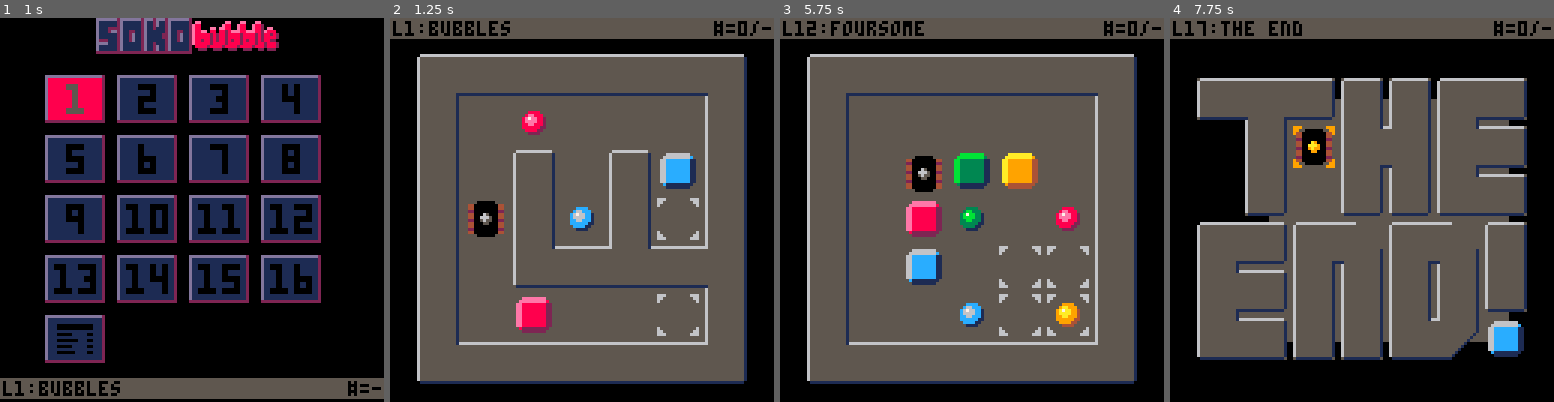
Above: before the commit, frames 1-4 (left to right).
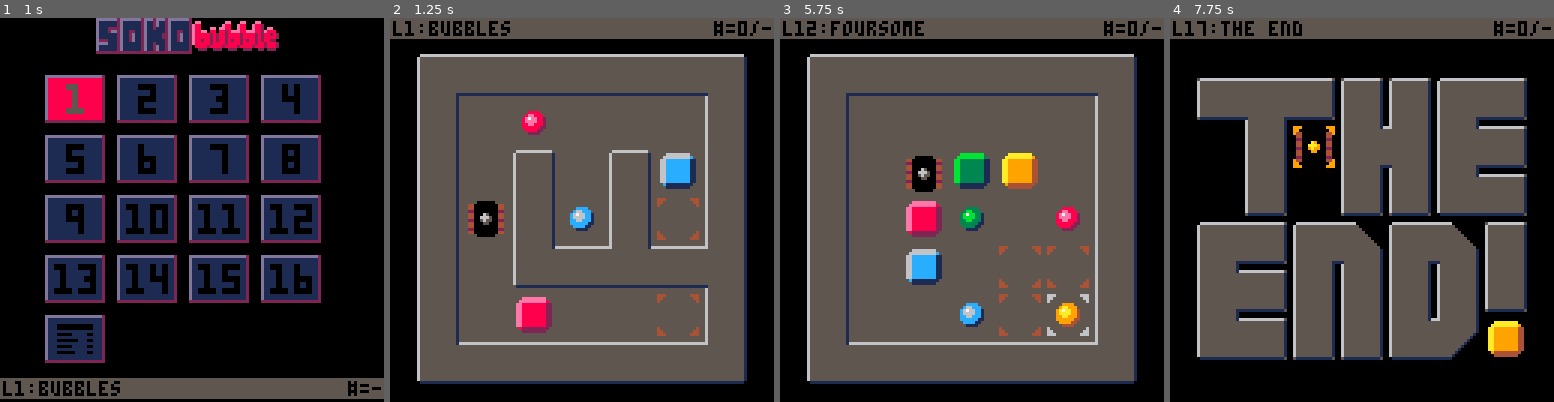
Above: after the commit, the same moments.

Repository: erwinbonsma/SokoBubbleP8
Game: PICO-8 cartridge sokobubble.p8
Same seed, same stepped clock (60 frames per second), same inputs: the game is played once before the commit and once after it.
Inputs:
- Up to frame 1 (1 s): tap X (X key) at 0.33 s; tap O (Z key) at 0.7 s
- Up to frame 2 (1.25 s): tap X (X key) at 1.07 s
- Up to frame 3 (5.75 s): hold Right 1.6-2.1 s; tap O (Z key) every 0.4 s from 1.7 to 5.7 s; tap X (X key) every 1.12 s from 1.85 to 5.2 s; hold Up 2.15-2.42 s; hold Right 2.47-3.03 s; hold Left 3.08-3.58 s; hold Down 3.63-3.97 s; hold Right 4.02-4.68 s; hold Up 4.73-5.03 s; hold Left 5.08-5.68 s; hold Down from 5.73 s (still down)
- Up to frame 4 (7.75 s): release Down at 6.03 s; hold Right 6.08-6.58 s; tap O (Z key) every 0.4 s from 6.1 to 7.7 s; tap X (X key) at 6.32, 7.43 s; hold Right 6.63-7.13 s; hold Up 7.18-7.45 s; hold Right from 7.5 s (still down)

Frame 1 is identical in both runs. In frame 2, 0.3% of the frame differs, in the area x 69-81%, y 46-83%; in frame 3, 0.4%; in frame 4, 8.7%, in the area x 17-93%, y 21-89%.

Commit message:
Fix floor for special level 'the end'

Diff:
--- a/sokobubble.p8
+++ b/sokobubble.p8
@@ -78,7 +78,8 @@
  name="the end",
  mapdef={0,15,7,6},
  id=99,
- ini_bubble=1
+ ini_bubble=1,
+ no_floor=true
 },
 --{
 -- name="wip-rgb-2",
@@ -1090,6 +1091,9 @@
 
    local si=self:_sprite(x,y)
    if si==34 then
+    --clear floor on outside,
+    --use padding to also fix
+    --nearby beveled corners
     rectfill(
      sx-8,sy-8,sx+24,sy+24,0
     )
@@ -1180,13 +1184,17 @@
 
 function level:draw(game)
  pal(15,1)
- rectfill(
-  self.sx0+8,
-  self.sy0+8,
-  self.sx0+self.ncols*ss-8,
-  self.sy0+self.nrows*ss-8,
-  5
- )
+ if (
+  not self.lvl_def.no_floor
+ ) then
+  rectfill(
+   self.sx0+8,
+   self.sy0+8,
+   self.sx0+self.ncols*ss-8,
+   self.sy0+self.nrows*ss-8,
+   5
+  )
+ end
  self:_draw_floor(game)
  self:_draw_walls()
  self:_draw_boxes(game)
@@ -1497,14 +1505,14 @@
 6555555f655555555555555f655555555555555f6555555f555555556555555f5555555f6555555f65555555555555555555555f5555555565555555065555f0
 6555555f655555555555555f655555555555555f6555555f555555556555555f5555555f6555555f65555555555555555555555f555555556555555500ffff00
 ffffffff6555555ff555555fffffffffffffffff6555555fffffffff6555555ffffffffffffffffffffffffff555555ff555555fffffffff6555555f00000000
-00000000000000000000000000000000000000000000000000000000000000000000000000000000000000000000000000000000000000000000000000000000
-00aaaa0000aaaa0000aaaa0000aaaa0000aaaa000990099000000000066006600990099008800880033003300cc00cc006600660000000000000000000000000
-0a9999400a9a99400a9e89400a9b39400a96c94009000090000a9000060a9060090a9090080a9080030a90300c0a90c006000060000000000000000000000000
-0a9999400aa7a9400ae7e8400ab7b3400a676c400000000000a7a90000a7a90000a7a90000a7a90000a7a90000a7a90000000000000000000000000000000000
-0a9999400a9a99400a8e88400a3b33400ac6cc4000000000009a9900009a9900009a9900009a9900009a9900009a990000000000000000000000000000000000
-0a9999400a9999400a9889400a9339400a9cc9400900009000099000060990600909909008099080030990300c0990c006000060000000000000000000000000
-00444400004444000044440000444400004444000990099000000000066006600990099008800880033003300cc00cc006600660000000000000000000000000
-00000000000000000000000000000000000000000000000000000000000000000000000000000000000000000000000000000000000000000000000000000000
+000000000000000000000000000000000000000000000000000000000000000000000000000000000000000000000000ffffffff000000000000000000000000
+00aaaa0000aaaa0000aaaa0000aaaa0000aaaa000990099000000000066006600990099008800880033003300cc00cc0ffaaaaff000000000000000000000000
+0a9999400a9a99400a9e89400a9b39400a96c94009000090000a9000060a9060090a9090080a9080030a90300c0a90c0fa99994f000000000000000000000000
+0a9999400aa7a9400ae7e8400ab7b3400a676c400000000000a7a90000a7a90000a7a90000a7a90000a7a90000a7a900fa99994f000000000000000000000000
+0a9999400a9a99400a8e88400a3b33400ac6cc4000000000009a9900009a9900009a9900009a9900009a9900009a9900fa99994f000000000000000000000000
+0a9999400a9999400a9889400a9339400a9cc9400900009000099000060990600909909008099080030990300c0990c0fa99994f000000000000000000000000
+00444400004444000044440000444400004444000990099000000000066006600990099008800880033003300cc00cc0ff4444ff000000000000000000000000
+000000000000000000000000000000000000000000000000000000000000000000000000000000000000000000000000ffffffff000000000000000000000000
 00000000000000000000000000000000000000000000000000000000000000000000000000000000000000000000000000000000000000000000000000000000
 00eeee0000eeee0000eeee0000eeee0000eeee000880088000000000066006600990099008800880033003300cc00cc004111140000000000000000000000000
 0e8888200e8a98200e8e88200e8b38200e86c82008000080000e8000060e8060090e8090080e8080030e80300c0e80c004111140000000000000000000000000
@@ -1521,14 +1529,14 @@
 0b3333100b3993100b3883100b3333100b3cc3100300003000033000060330600903309008033080030330300c0330c009000090000000000000000000000000
 00111100001111000011110000111100001111000330033000000000066006600990099008800880033003300cc00cc009900990000000000000000000000000
 00000000000000000000000000000000000000000000000000000000000000000000000000000000000000000000000000000000000000000000000000000000
-000000000000000000000000000000000000000000000000000000000000000000000000000000000000000000000000ffffffff000000000000000000000000
-00666600006666000066660000666600006666000cc00cc000000000066006600990099008800880033003300cc00cc0ffaaaaff000000000000000000000000
-06cccc1006ca9c1006ce8c1006cb3c1006c6cc100c0000c00006c0000606c0600906c0900806c0800306c0300c06c0c0fa99994f000000000000000000000000
-06cccc1006a7a91006e7e81006b7b31006676c100000000000676c0000676c0000676c0000676c0000676c0000676c00fa99994f000000000000000000000000
-06cccc10069a9910068e8810063b331006c6cc100000000000c6cc0000c6cc0000c6cc0000c6cc0000c6cc0000c6cc00fa99994f000000000000000000000000
-06cccc1006c99c1006c88c1006c33c1006cccc100c0000c0000cc000060cc060090cc090080cc080030cc0300c0cc0c0fa99994f000000000000000000000000
-00111100001111000011110000111100001111000cc00cc000000000066006600990099008800880033003300cc00cc0ff4444ff000000000000000000000000
-000000000000000000000000000000000000000000000000000000000000000000000000000000000000000000000000ffffffff000000000000000000000000
+00000000000000000000000000000000000000000000000000000000000000000000000000000000000000000000000000000000000000000000000000000000
+00666600006666000066660000666600006666000cc00cc000000000066006600990099008800880033003300cc00cc006600660000000000000000000000000
+06cccc1006ca9c1006ce8c1006cb3c1006c6cc100c0000c00006c0000606c0600906c0900806c0800306c0300c06c0c006000060000000000000000000000000
+06cccc1006a7a91006e7e81006b7b31006676c100000000000676c0000676c0000676c0000676c0000676c0000676c0000000000000000000000000000000000
+06cccc10069a9910068e8810063b331006c6cc100000000000c6cc0000c6cc0000c6cc0000c6cc0000c6cc0000c6cc0000000000000000000000000000000000
+06cccc1006c99c1006c88c1006c33c1006cccc100c0000c0000cc000060cc060090cc090080cc080030cc0300c0cc0c006000060000000000000000000000000
+00111100001111000011110000111100001111000cc00cc000000000066006600990099008800880033003300cc00cc006600660000000000000000000000000
+00000000000000000000000000000000000000000000000000000000000000000000000000000000000000000000000000000000000000000000000000000000
 000ee00000000000000ee000000ee000000ee00000000000ddddddd2ddddddd2ddd2ddd2ddddddd2000000000000000000000000000000000000000000000000
 00e882000000000000e8820000e8820000e8820000000000d1111112d1111112d112d112d11111120ee00000000ee000ee000ee0000000000055555555555500
 0e888820000000000e8888200e8888200e88882000000000d1111112d1111112d112d112d1111112e880000000e8800e8800e882000000000055555555555500
@@ -1724,7 +1732,7 @@
 
 
 __gff__
-0000000000000000000000000000000002020202020202000002020202000000020202020202020000020202020000000202020202020202020202020202020204141414140810181818181808000000041414141408101818181818010000000414141414081018181818180900000004141414140810181818181806000000
+0000000000000000000000000000000002020202020202000002020202000000020202020202020000020202020000000202020202020202020202020202020204141414140810181818181806000000041414141408101818181818010000000414141414081018181818180900000004141414140810181818181808000000
 0000000000000000000000000000000000000000000000000000000000000000000000000000000000000000000000000000000000000000000000000000000002020202020202020202020202020202020202020202020202020202020202020202020202020202020202020202000002020202020202020202020202020000
 __map__
 3136363636363632313636363636363231363636363636321036363636363611103636363636361122313636363632221036363636363611313636363636363231363601013636321036360101363611103636363636361100000000000000000000000000000000000000000000000000000000000000000000000000000000
@@ -1738,16 +1746,16 @@
 3136363636363231363b363b3632313636363636323136363636363632000000000000003136363636363632313636363222222231363636363632313636363636363200000000000000000000000000000000000000000000000000000000000000000000000000000000000000000000000000000000000000000000000000
 350056000000353575397639753535000000000035355c00000000003500000000000000355c0000000000353500000033363632355c0000707535355c00000000003500000000000000000000000000000000000000000000000000000000000000000000000000000000000000000000000000000000000000000000000000
 350037003770353500000000003535005c60400035357550765670553500000000000000350070595b500035350000500000753535750000700035350070595b50003500000000000000000000000000000000000000000000000000000000000000000000000000000000000000000000000000000000000000000000000000
-355c3576354c353570005c00503535005066005635357550765670553500000000000000350070797b5000353e38763056563a3c35760101707535350070797b50003500000000000000000000000000000000000000000000000000000000000000000000000000000000000000000000000000000000000000000000000000
-350033363d363c35000000000035350070004c4c353500000000000035000000000000003500000000000035355c50007000553535750000700035350070557550003500000000000000000000000000000000000000000000000000000000000000000000000000000000000000000000000000000000000000000000000000
-35005000004c3535553756375535350000764c47353500000000000035000000000000002032000000003121350000000000553535000000707535350070755550003500000000000000000000000000000000000000000000000000000000000000000000000000000000000000000000000000000000000000000000000000
+355c3576357c353570005c00503535005066005635357550765670553500000000000000350070797b5000353e38763056563a3c35760101707535350070797b50003500000000000000000000000000000000000000000000000000000000000000000000000000000000000000000000000000000000000000000000000000
+350033363d363c35000000000035350070007c7c353500000000000035000000000000003500000000000035355c50007000553535750000700035350070557550003500000000000000000000000000000000000000000000000000000000000000000000000000000000000000000000000000000000000000000000000000
+35005000007c3535553756375535350000767c47353500000000000035000000000000002032000000003121350000000000553535000000707535350070755550003500000000000000000000000000000000000000000000000000000000000000000000000000000000000000000000000000000000000000000000000000
 3336363636363433363d363d3634333636363636343336363636363634000000000000002233363636363422333636363636363433363636363634203636363636362100000000000000000000000000000000000000000000000000000000000000000000000000000000000000000000000000000000000000000000000000
 3a3b383737313831363636363636320000000000000000000000000000000000000000000000000000000000000000000000000000000000000000000000000000000000000000000000000000000000000000000000000000000000000000000000000000000000000000000000000000000000000000000000000000000000
 22356c3e3c3e3835590050007075350000000000000000000000000000000000000000000000000000000000000000000000000000000000000000000000000000000000000000000000000000000000000000000000000000000000000000000000000000000000000000000000000000000000000000000000000000000000
 223900393933383e3800005c003a3c0000000000000000000000000000000000000000000000000000000000000000000000000000000000000000000000000000000000000000000000000000000000000000000000000000000000000000000000000000000000000000000000000000000000000000000000000000000000
 31383111311137357b0050007055350000000000000000000000000000000000000000000000000000000000000000000000000000000000000000000000000000000000000000000000000000000000000000000000000000000000000000000000000000000000000000000000000000000000000000000000000000000000
 3e38353535353935000000000000350000000000000000000000000000000000000000000000000000000000000000000000000000000000000000000000000000000000000000000000000000000000000000000000000000000000000000000000000000000000000000000000000000000000000000000000000000000000
-3338393933217c33363636363636340000000000000000000000000000000000000000000000000000000000000000000000000000000000000000000000000000000000000000000000000000000000000000000000000000000000000000000000000000000000000000000000000000000000000000000000000000000000
+3338393933214c33363636363636340000000000000000000000000000000000000000000000000000000000000000000000000000000000000000000000000000000000000000000000000000000000000000000000000000000000000000000000000000000000000000000000000000000000000000000000000000000000
 3138313237373132000000000000000000000000000000000000000000000000000000000000000000000000000000000000000000000000000000000000000000000000000000000000000000000000000000000000000000000000000000000000000000000000000000000000000000000000000000000000000000000000
 333235353e123535000000000000000000000000000000000000000000000000000000000000000000000000000000000000000000000000000000000000000000000000000000000000000000000000000000000000000000000000000000000000000000000000000000000000000000000000000000000000000000000000
 3a34333439393334000000000000000000000000000000000000000000000000000000000000000000000000000000000000000000000000000000000000000000000000000000000000000000000000000000000000000000000000000000000000000000000000000000000000000000000000000000000000000000000000
